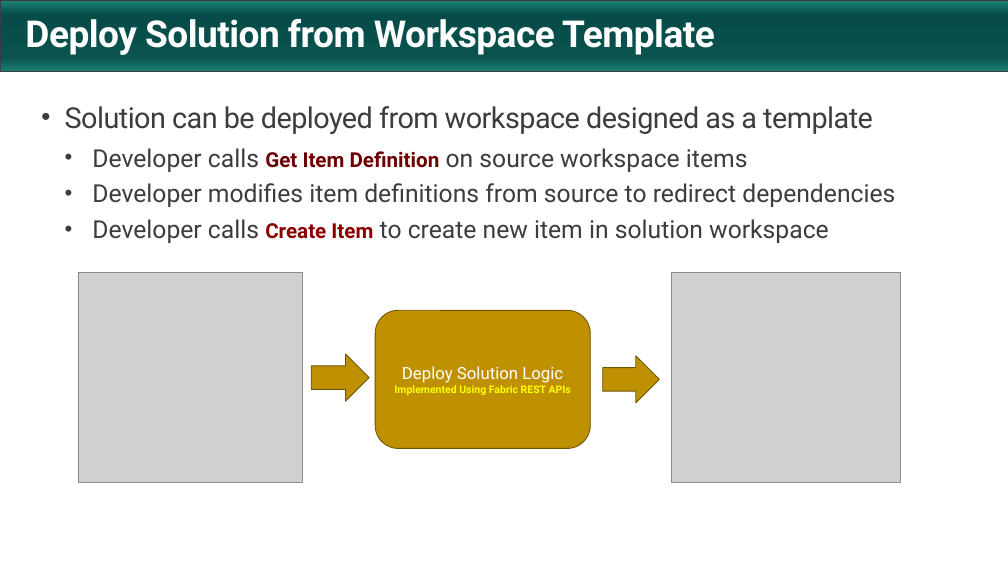
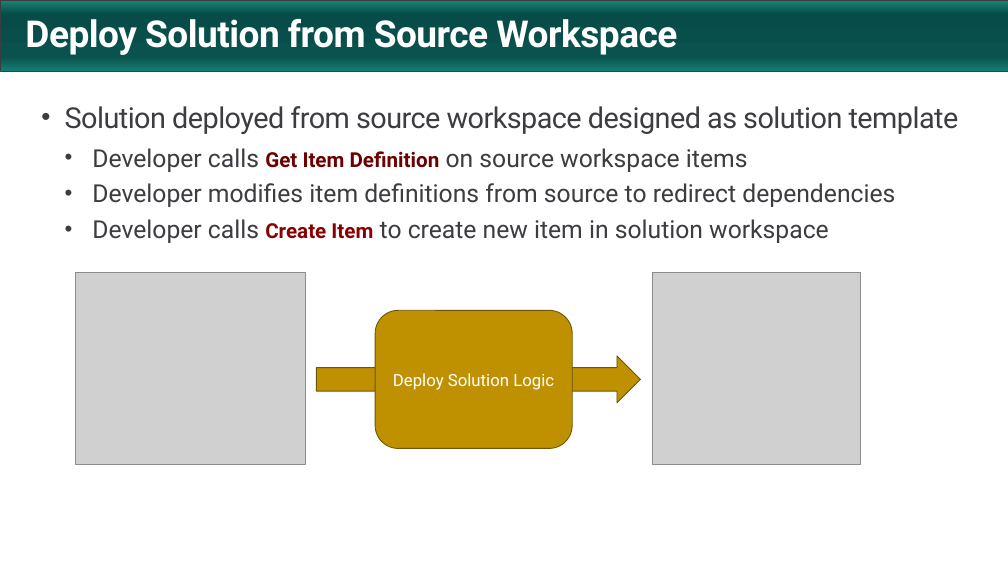
Before and after one commit to FabricDevCamp/FabricSolutionDeployment, a slide deck: slide 31 of docs/Automating Fabric Solution Deployment.pptx (slide 18 before the commit). Drawn at 1008x567 pixels with LibreOffice and Linux fonts; fonts in the diff are those of the drawing; grey boxes stand for pictures; background and template pictures are left out. Boxes give left, top, right and bottom in pixels: in the first picture for what was removed or moved away, otherwise in the second. Text is boxed around its words. In the diff, an @@ line names an element or a change of style, - is before the commit and + after.

```diff
--- a/docs/Automating Fabric Solution Deployment.pptx
+++ b/docs/Automating Fabric Solution Deployment.pptx
@@ title at <box>25,19,677,55</box>: text changed @@
-Deploy Solution from Workspace Template
+Deploy Solution from Source Workspace
@@ text at <box>65,106,959,134</box>: text changed @@
-• Solution can be deployed from workspace designed as a template
+• Solution deployed from source workspace designed as solution template
@@ picture: place and size @@
-picture at <box>78,273,302,483</box>
+picture at <box>76,273,305,465</box>
@@ picture: place and size @@
-picture at <box>672,273,901,483</box>
+picture at <box>652,273,861,465</box>
@@ rounded rectangle "Deploy Solution Logic": place and size @@
-rounded rectangle "Deploy Solution Logic" at <box>375,311,590,448</box>
+rounded rectangle "Deploy Solution Logic" at <box>375,311,572,448</box>
@@ right arrow removed at <box>311,354,369,401</box> @@
@@ right arrow: place and size @@
-right arrow at <box>603,356,659,402</box>
+right arrow at <box>316,356,640,402</box>
@@ text in rounded rectangle at <box>394,385,571,395</box>: paragraph removed @@
-Implemented Using Fabric REST APIs
```
Also in this commit, not shown: 9 other slides changed, 23 slides added, 13 slides removed.
